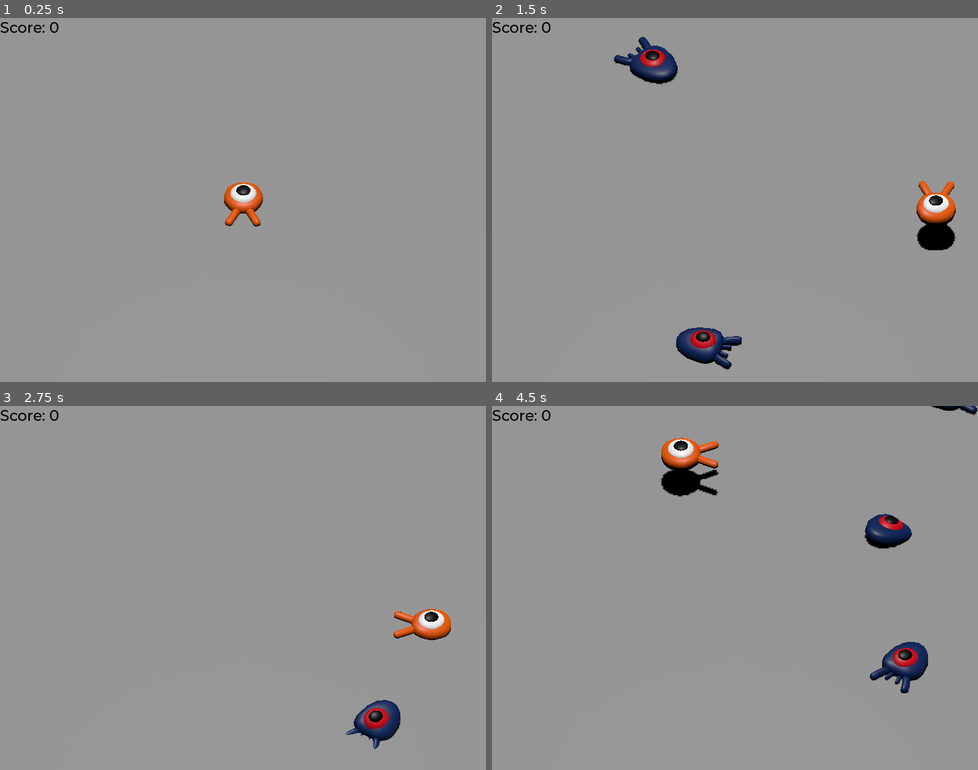
Above: before the commit, frames 1-4 (two rows, left to right).
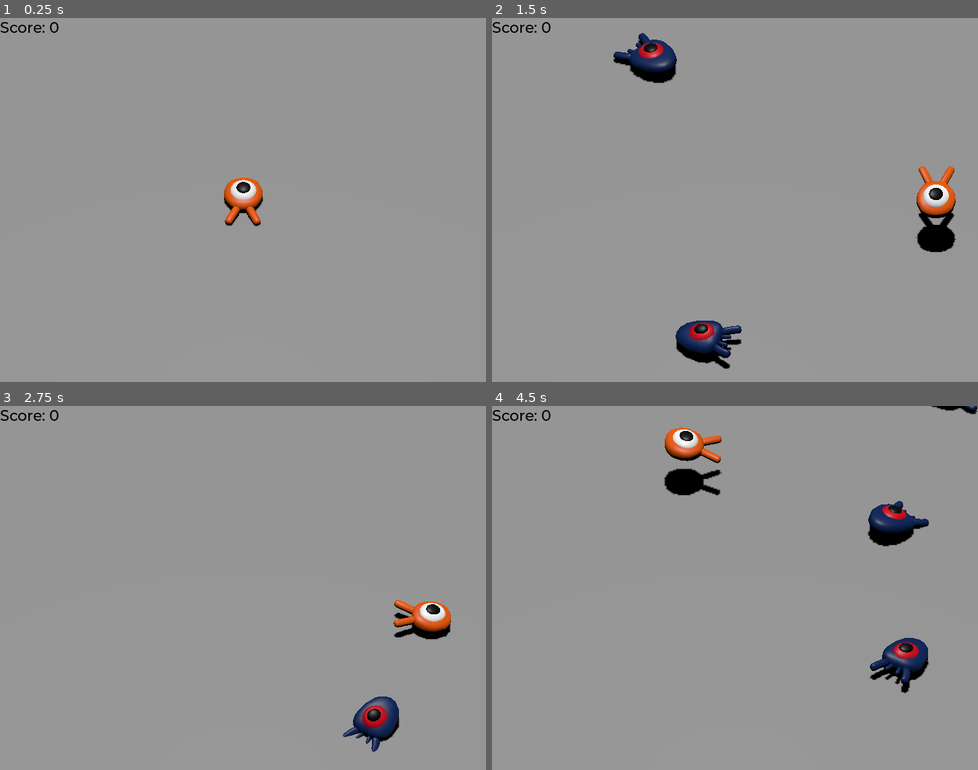
Above: after the commit, the same moments.

Repository: Quinn-Donnelly/squash-the-creeps
Game: Godot game, scene res://main.tscn
Same seed, same stepped clock (60 frames per second), same inputs: the game is played once before the commit and once after it.
Inputs:
- Up to frame 1 (0.25 s): no input
- Up to frame 2 (1.5 s): tap Enter (ui_accept) at 0.5 s; hold D (move_right) 0.53-1.28 s; tap Space (jump) at 0.6, 0.77, 1.07, 1.35 s; hold S (move_back) from 1.28 s (still down)
- Up to frame 3 (2.75 s): tap Space (jump) at 1.52, 1.82, 2.1 s; release S (move_back) at 2.03 s; hold D (move_right) from 2.03 s (still down)
- Up to frame 4 (4.5 s): release D (move_right) at 2.78 s; hold W (move_forward) 2.78-3.53 s; tap Space (jump) at 2.85, 3.02, 3.32, 3.6, 3.77, 4.07, 4.35 s; hold A (move_left) from 3.53 s (still down)

The runs differ from the first frame. In frame 1, 0.6% of the frame differs, in the area x 46-55%, y 43-58%; in frame 2, 3.0%; in frame 3, 1.4%; in frame 4, 3.2%, in the area x 34-100%, y 0-79%.

Commit message:
feat: finished up the game
- animations are a bit wack but got idea, I'll publish then go back to
  2D

Diff:
--- a/main.gd
+++ b/main.gd
@@ -19,4 +19,3 @@
 func _on_player_hit() -> void:
 	$MobTimer.stop()
 	$UserInterface/Retry.show()
-	print("get shit on")
--- a/mob.gd
+++ b/mob.gd
@@ -8,8 +8,10 @@
 func initalize(start_position, player_position) -> void:
 	look_at_from_position(start_position, player_position, Vector3.UP)
 	rotate_y(randf_range(-PI/4, PI/4))
-	velocity = randi_range(min_speed, max_speed) * Vector3.FORWARD
+	var random_speed = randi_range(min_speed, max_speed)
+	velocity = random_speed * Vector3.FORWARD
 	velocity =  velocity.rotated(Vector3.UP ,rotation.y)
+	$AnimationPlayer.speed_scale = random_speed / min_speed
 
 func _physics_process(delta: float) -> void:
 	move_and_slide()
--- a/mob.tscn
+++ b/mob.tscn
@@ -1,10 +1,44 @@
-[gd_scene load_steps=4 format=3 uid="uid://ctwvx1x67uc2"]
+[gd_scene load_steps=6 format=3 uid="uid://ctwvx1x67uc2"]
 
 [ext_resource type="PackedScene" uid="uid://enrfuagyiu68" path="res://art/mob.glb" id="1_dy6sc"]
 [ext_resource type="Script" uid="uid://dvllu4jxbikox" path="res://mob.gd" id="1_nokgg"]
 
 [sub_resource type="BoxShape3D" id="BoxShape3D_nokgg"]
 size = Vector3(1.7, 1, 2)
+
+[sub_resource type="Animation" id="Animation_nokgg"]
+resource_name = "flot"
+length = 1.2
+loop_mode = 1
+tracks/0/type = "value"
+tracks/0/imported = false
+tracks/0/enabled = true
+tracks/0/path = NodePath("Pivot/Charecter:position")
+tracks/0/interp = 1
+tracks/0/loop_wrap = true
+tracks/0/keys = {
+"times": PackedFloat32Array(0.3, 0.7, 1.2),
+"transitions": PackedFloat32Array(0.42, 2.07, 1),
+"update": 0,
+"values": [Vector3(0, 0, 0), Vector3(0, 0.65, 0), Vector3(0, 0.35, 0)]
+}
+tracks/1/type = "value"
+tracks/1/imported = false
+tracks/1/enabled = true
+tracks/1/path = NodePath("Pivot/Charecter:rotation")
+tracks/1/interp = 1
+tracks/1/loop_wrap = true
+tracks/1/keys = {
+"times": PackedFloat32Array(0.1, 0.5, 1.2),
+"transitions": PackedFloat32Array(0.42, 0.44, 1),
+"update": 0,
+"values": [Vector3(0, 0, 0), Vector3(0.139626, 0, 0), Vector3(-0.15708, 0, 0)]
+}
+
+[sub_resource type="AnimationLibrary" id="AnimationLibrary_ubaqv"]
+_data = {
+&"float": SubResource("Animation_nokgg")
+}
 
 [node name="mob" type="CharacterBody3D" groups=["mob"]]
 collision_layer = 2
@@ -13,7 +47,8 @@
 
 [node name="Pivot" type="Node3D" parent="."]
 
-[node name="mob" parent="Pivot" instance=ExtResource("1_dy6sc")]
+[node name="Charecter" parent="Pivot" instance=ExtResource("1_dy6sc")]
+transform = Transform3D(1, 0, 0, 0, 0.987688, 0.156434, 0, -0.156434, 0.987688, 0, 0.35, 0)
 
 [node name="CollisionShape3D" type="CollisionShape3D" parent="."]
 transform = Transform3D(1, 0, 0, 0, 1, 0, 0, 0, 1, 0, 0.35041, -0.0463269)
@@ -23,4 +58,10 @@
 transform = Transform3D(1, 0, 0, 0, 1, 0, 0, 0, 1, -0.0168265, 0.397801, 0.274599)
 aabb = AABB(-1.14136, -0.674079, -1.6482, 2.26417, 1.34816, 3.2964)
 
+[node name="AnimationPlayer" type="AnimationPlayer" parent="."]
+libraries = {
+&"": SubResource("AnimationLibrary_ubaqv")
+}
+autoplay = "float"
+
 [connection signal="screen_exited" from="VisibleOnScreenNotifier3D" to="." method="_on_visible_on_screen_notifier_3d_screen_exited"]
--- a/player.gd
+++ b/player.gd
@@ -22,7 +22,10 @@
 
 	if direction != Vector3.ZERO:
 		direction.normalized()
-		$pivot.basis = Basis.looking_at(direction)
+		$Pivot.basis = Basis.looking_at(direction)
+		$AnimationPlayer.speed_scale = 4
+	else:
+		$AnimationPlayer.speed_scale = 1
 
 	target_velocity.x = direction.x * speed
 	target_velocity.z = direction.z * speed
@@ -45,6 +48,7 @@
 				target_velocity.y = bounce_impluse
 				break
 
+	$Pivot.rotation.x = PI / 6 * velocity.y / jump_impulse
 	velocity = target_velocity
 	move_and_slide()
 
--- a/player.tscn
+++ b/player.tscn
@@ -8,15 +8,78 @@
 
 [sub_resource type="CylinderShape3D" id="CylinderShape3D_onrkg"]
 height = 0.25
-radius = 1.3
+radius = 1.09131
+
+[sub_resource type="Animation" id="Animation_onrkg"]
+resource_name = "flot"
+length = 1.2
+loop_mode = 1
+tracks/0/type = "value"
+tracks/0/imported = false
+tracks/0/enabled = true
+tracks/0/path = NodePath("Pivot/Charecter:position")
+tracks/0/interp = 1
+tracks/0/loop_wrap = true
+tracks/0/keys = {
+"times": PackedFloat32Array(0.3, 0.7, 1.2),
+"transitions": PackedFloat32Array(0.42, 2.07, 1),
+"update": 0,
+"values": [Vector3(0, 0, 0), Vector3(0, 0.65, 0), Vector3(0, 0.35, 0)]
+}
+tracks/1/type = "value"
+tracks/1/imported = false
+tracks/1/enabled = true
+tracks/1/path = NodePath("Pivot/Charecter:rotation")
+tracks/1/interp = 1
+tracks/1/loop_wrap = true
+tracks/1/keys = {
+"times": PackedFloat32Array(0.1, 0.5, 1.2),
+"transitions": PackedFloat32Array(0.42, 0.44, 1),
+"update": 0,
+"values": [Vector3(0, 0, 0), Vector3(0.139626, 0, 0), Vector3(-0.15708, 0, 0)]
+}
+
+[sub_resource type="Animation" id="Animation_i3pqv"]
+length = 0.001
+tracks/0/type = "value"
+tracks/0/imported = false
+tracks/0/enabled = true
+tracks/0/path = NodePath("Pivot/Charecter:position")
+tracks/0/interp = 1
+tracks/0/loop_wrap = true
+tracks/0/keys = {
+"times": PackedFloat32Array(0),
+"transitions": PackedFloat32Array(1),
+"update": 0,
+"values": [Vector3(0, 0, 0)]
+}
+tracks/1/type = "value"
+tracks/1/imported = false
+tracks/1/enabled = true
+tracks/1/path = NodePath("Pivot/Charecter:rotation")
+tracks/1/interp = 1
+tracks/1/loop_wrap = true
+tracks/1/keys = {
+"times": PackedFloat32Array(0),
+"transitions": PackedFloat32Array(1),
+"update": 0,
+"values": [Vector3(0, 0, 0)]
+}
+
+[sub_resource type="AnimationLibrary" id="AnimationLibrary_hqtel"]
+_data = {
+&"RESET": SubResource("Animation_i3pqv"),
+&"float": SubResource("Animation_onrkg")
+}
 
 [node name="player" type="CharacterBody3D"]
 collision_mask = 6
 script = ExtResource("1_onrkg")
 
-[node name="pivot" type="Node3D" parent="."]
+[node name="Pivot" type="Node3D" parent="."]
+transform = Transform3D(1, 0, 0, 0, 1, 0, 0, 0, 1, 0, 0.212992, 0)
 
-[node name="player" parent="pivot" instance=ExtResource("1_4flbx")]
+[node name="Charecter" parent="Pivot" instance=ExtResource("1_4flbx")]
 
 [node name="CollisionShape3D" type="CollisionShape3D" parent="."]
 transform = Transform3D(1, 0, 0, 0, 1, 0, 0, 0, 1, 0.056532, 0.717025, -0.0445489)
@@ -32,4 +95,10 @@
 transform = Transform3D(1, 0, 0, 0, 1, 0, 0, 0, 1, 0, -0.208717, 0)
 shape = SubResource("CylinderShape3D_onrkg")
 
+[node name="AnimationPlayer" type="AnimationPlayer" parent="."]
+libraries = {
+&"": SubResource("AnimationLibrary_hqtel")
+}
+autoplay = "float"
+
 [connection signal="body_entered" from="Mob Hitbox" to="." method="_on_mob_hitbox_body_entered"]
Not shown: 1 places in player.tscn that only renumber resources
